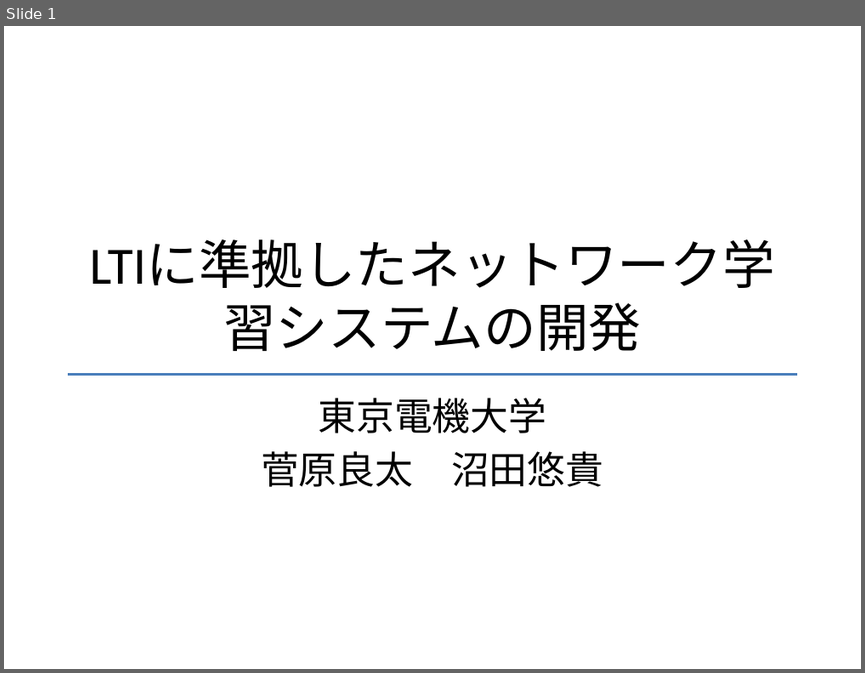
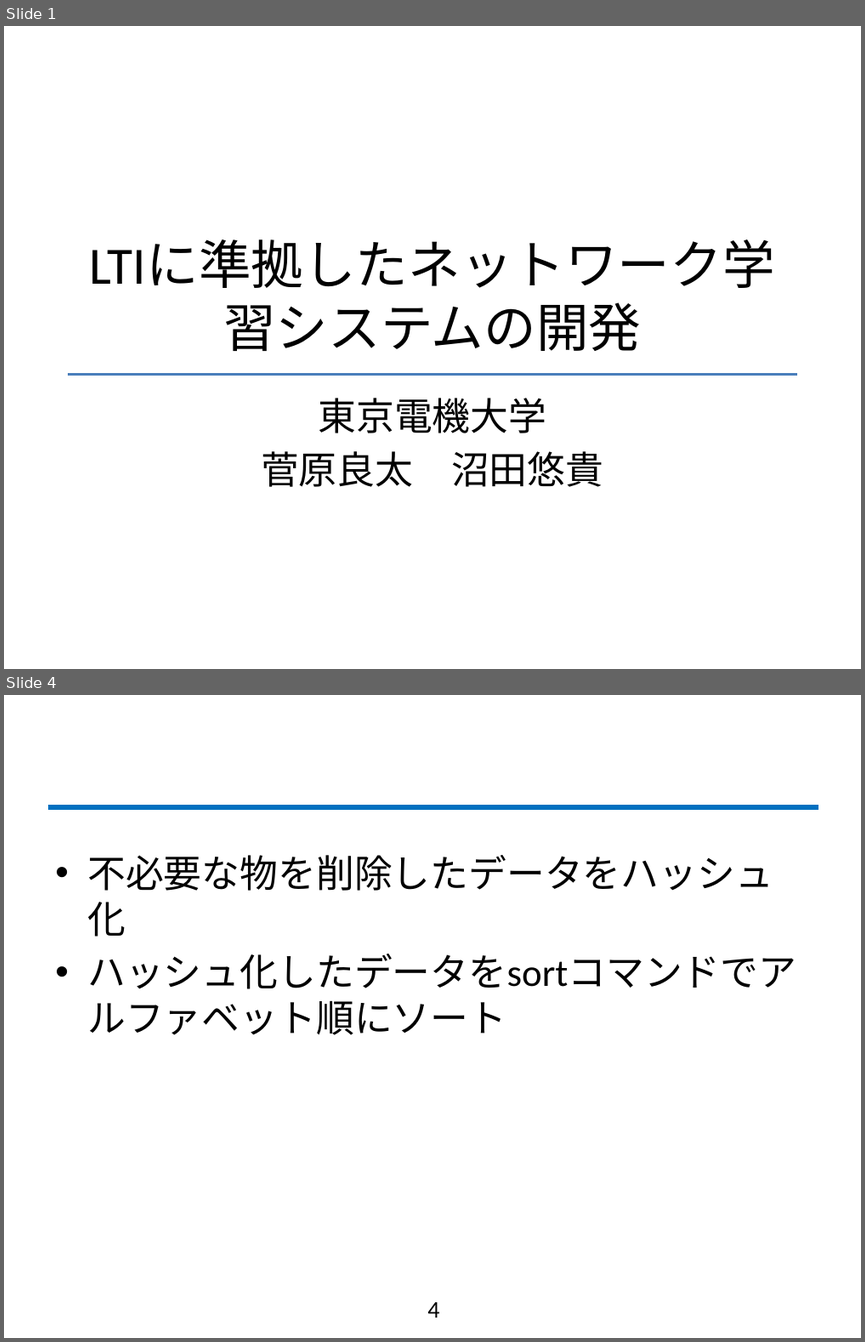
Before and after one commit to fujiLabo/fuji_simu, a slide deck: テンプレ.pptx. Shown one above the other, each under a label of ours: slide 1 before the commit, slides 1 and 4 after it; the slides between them are not shown. The pictures are 865x673 and 865x1342 pixels, drawn with LibreOffice and Linux fonts; fonts in the diff are those of the drawing; background and template pictures are left out. Boxes give left, top, right and bottom in pixels: in the first picture for what was removed or moved away, otherwise in the second. Text is boxed around its words. In the diff, an @@ line names an element or a change of style, - is before the commit and + after.

```diff
--- a/テンプレ.pptx
+++ b/テンプレ.pptx
@@ slide 4 added at [4,695,861,1338], background #FFFFFF @@
@@ line added from (47, 807) to (818, 807), #0070C0 4 pt @@
@@ text added at [87,855,796,989], 32 pt, text #000000 @@
+• 不必要な物を削除したデータをハッシュ化
+• ハッシュ化したデータをsortコマンドでアルファベット順にソート
@@ page number added at [427,1302,439,1317], 20 pt, text #000000 @@
+4
```
Also in this commit, not shown: 6 other slides added, 1 other file.
